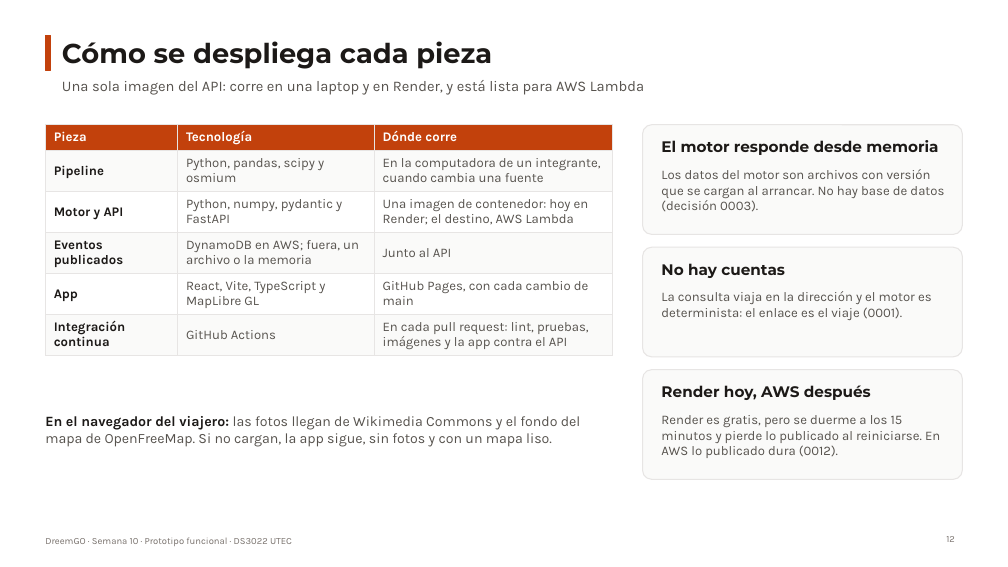
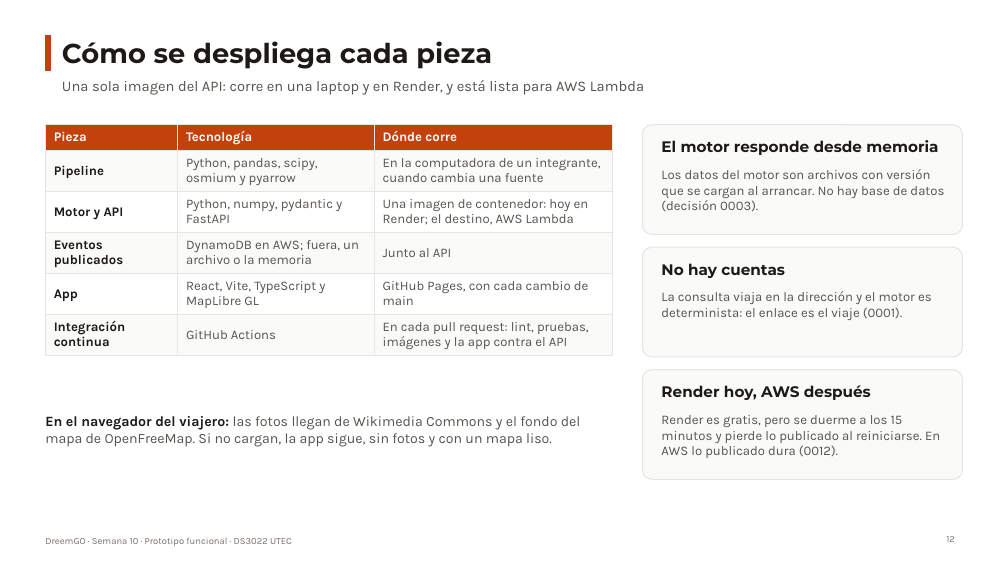
Before and after one commit to oswaldoaqm/Alejandros-Team, a slide deck: slide 12 of deliveries/week10/PresentationWeek10.pptx. Drawn at 1008x567 pixels with LibreOffice and Linux fonts; fonts in the diff are those of the drawing. Boxes give left, top, right and bottom in pixels: in the first picture for what was removed or moved away, otherwise in the second. Text is boxed around its words. In the diff, an @@ line names an element or a change of style, - is before the commit and + after.

```diff
--- a/deliveries/week10/PresentationWeek10.pptx
+++ b/deliveries/week10/PresentationWeek10.pptx
@@ table at [45,125,613,353] @@
-row 2, column 2: Python, pandas, scipy y osmium
+row 2, column 2: Python, pandas, scipy, osmium y pyarrow
```
Also in this commit, not shown: 17 other slides changed, 2 slides added, 1 slide removed, 1 other file.
